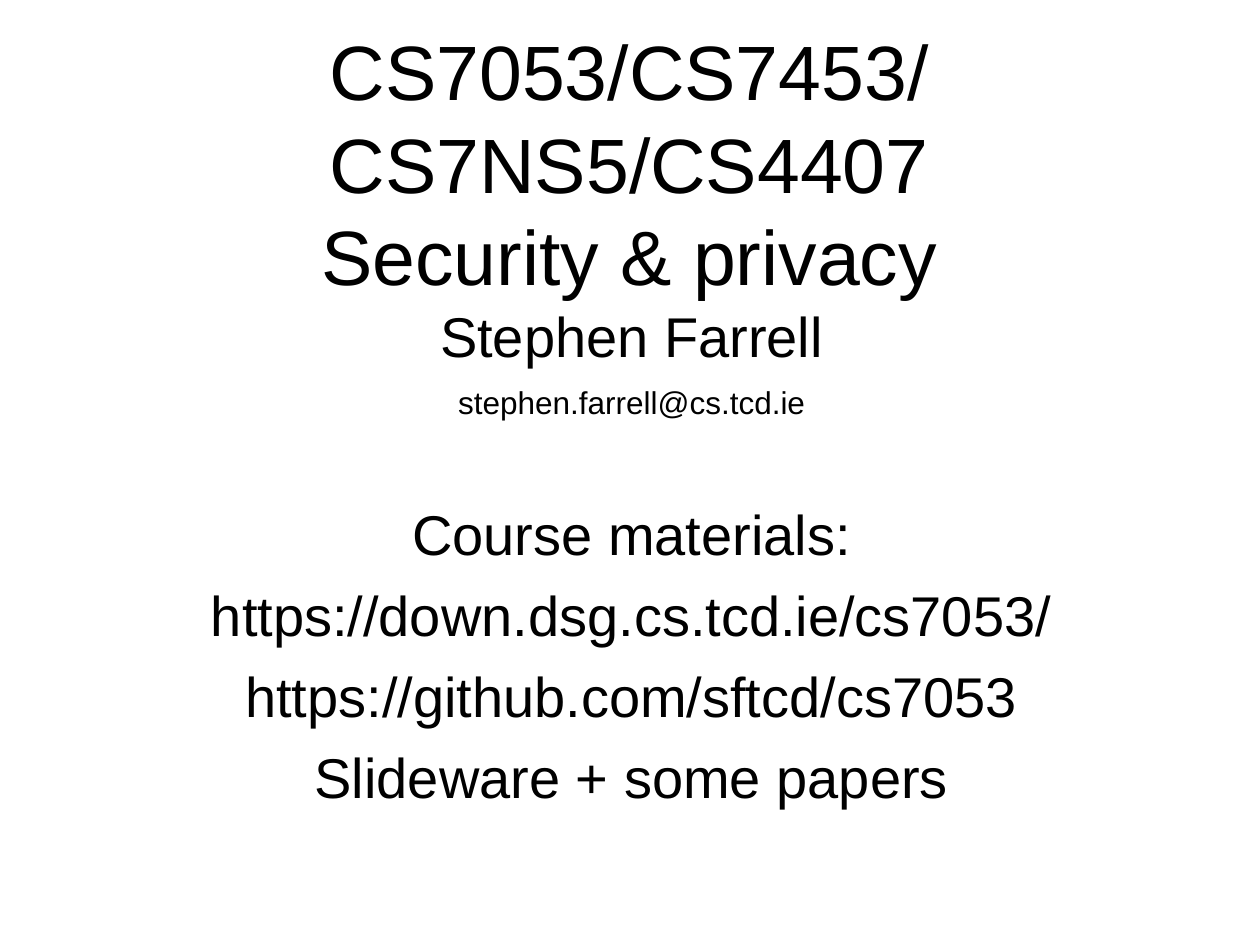
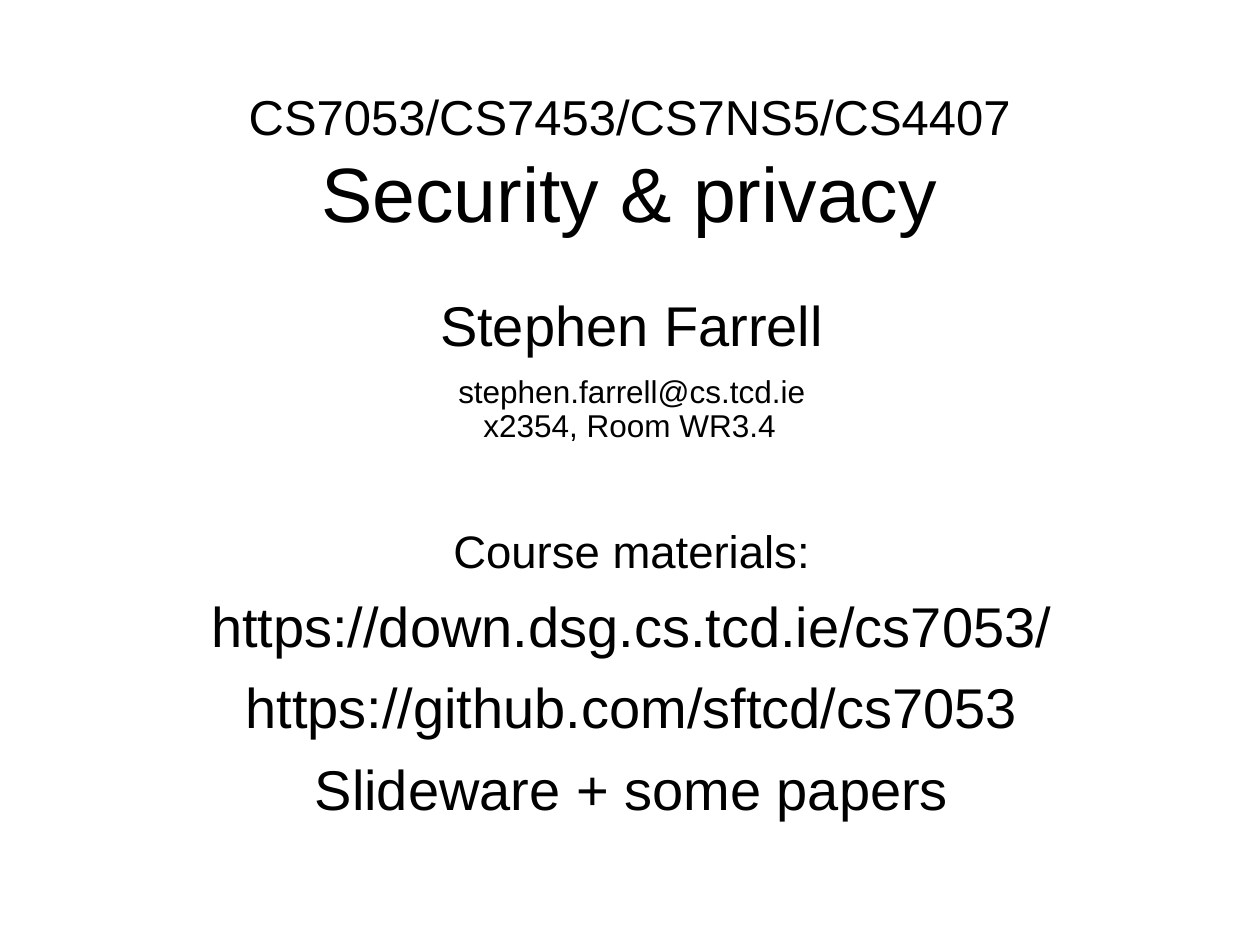
Before and after one commit to sftcd/cs7053, a slide deck: slide 1 of 2016lectures/01-intro.ppt. Drawn at 1260x945 pixels with LibreOffice and Linux fonts; fonts in the diff are those of the drawing. Boxes give left, top, right and bottom in pixels: in the first picture for what was removed or moved away, otherwise in the second. Text is boxed around its words. In the diff, an @@ line names an element or a change of style, - is before the commit and + after.

```diff
--- a/2016lectures/01-intro.ppt
+++ b/2016lectures/01-intro.ppt
@@ title at box(249, 99, 1011, 237): text changed; size 44 to 28 pt @@
-CS7053/CS7453/
-CS7NS5/CS4407
-Security & privacy
+CS7053/CS7453/CS7NS5/CS4407
+Security & privacy
@@ subtitle at box(483, 415, 775, 441): paragraph added @@
+x2354, Room WR3.4
@@ subtitle at box(453, 535, 810, 569): size 32 to 26 pt in "Course materials:" @@
```
Also in this commit, not shown: 15 other slides changed, 3 other files.
